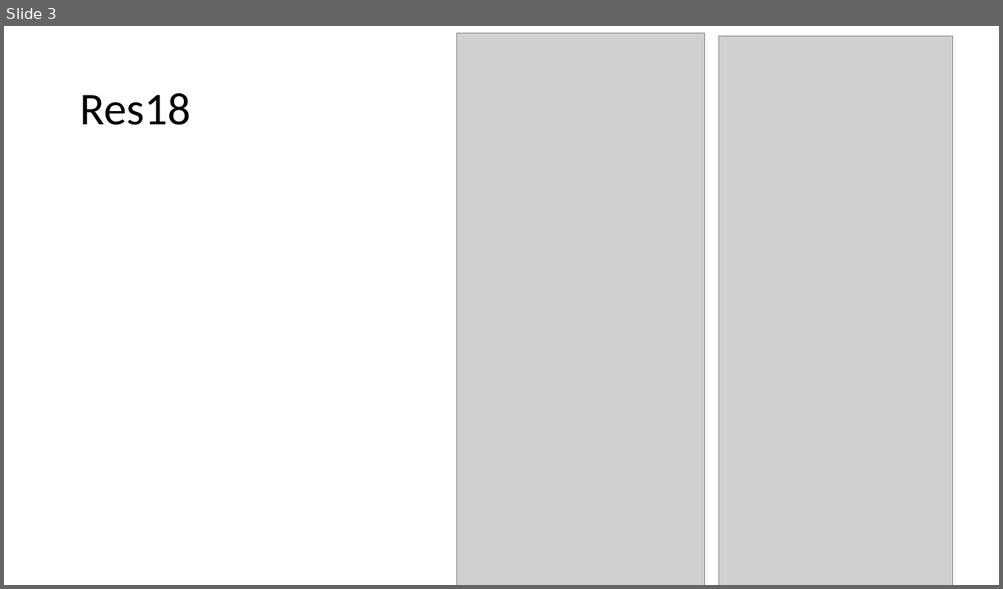
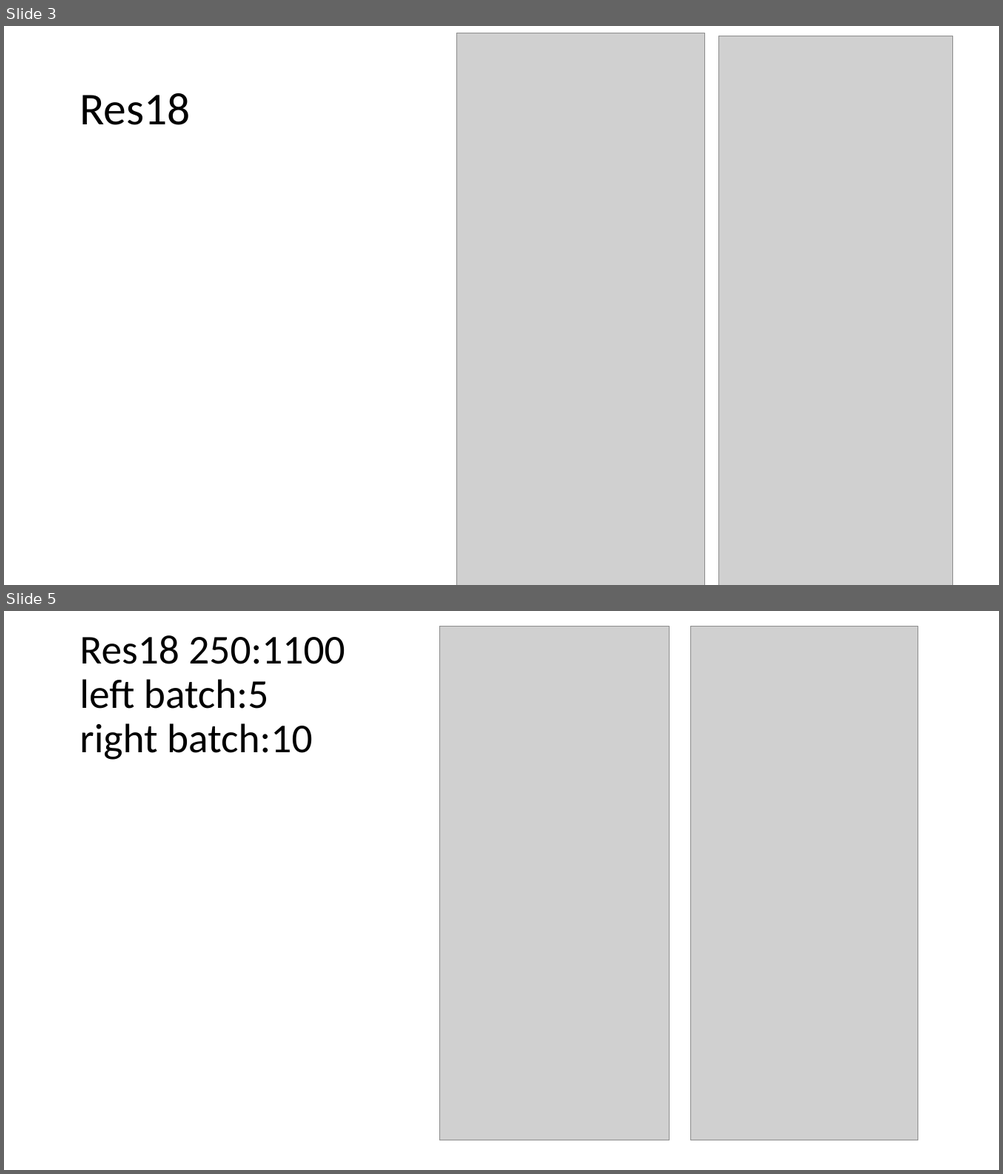
Before and after one commit to crashingstar/FYP, a slide deck: REsults.pptx. Shown one above the other, each under a label of ours: slide 3 before the commit, slides 3 and 5 after it; the slides between them are not shown. The pictures are 1003x589 and 1003x1174 pixels, drawn with LibreOffice and Linux fonts; fonts in the diff are those of the drawing; grey boxes stand for pictures. Boxes give left, top, right and bottom in pixels: in the first picture for what was removed or moved away, otherwise in the second. Text is boxed around its words. In the diff, an @@ line names an element or a change of style, - is before the commit and + after.

```diff
--- a/REsults.pptx
+++ b/REsults.pptx
@@ slide 5 added at [4, 611, 999, 1170], background #FFFFFF @@
@@ picture added at [439, 626, 669, 1141] @@
@@ picture added at [691, 626, 918, 1141] @@
@@ title added at [79, 635, 344, 760], 39.6 pt, text #000000 @@
+Res18 250:1100
+left batch:5
+right batch:10
```
Also in this commit, not shown: 1 other slide added, 1 other file.
